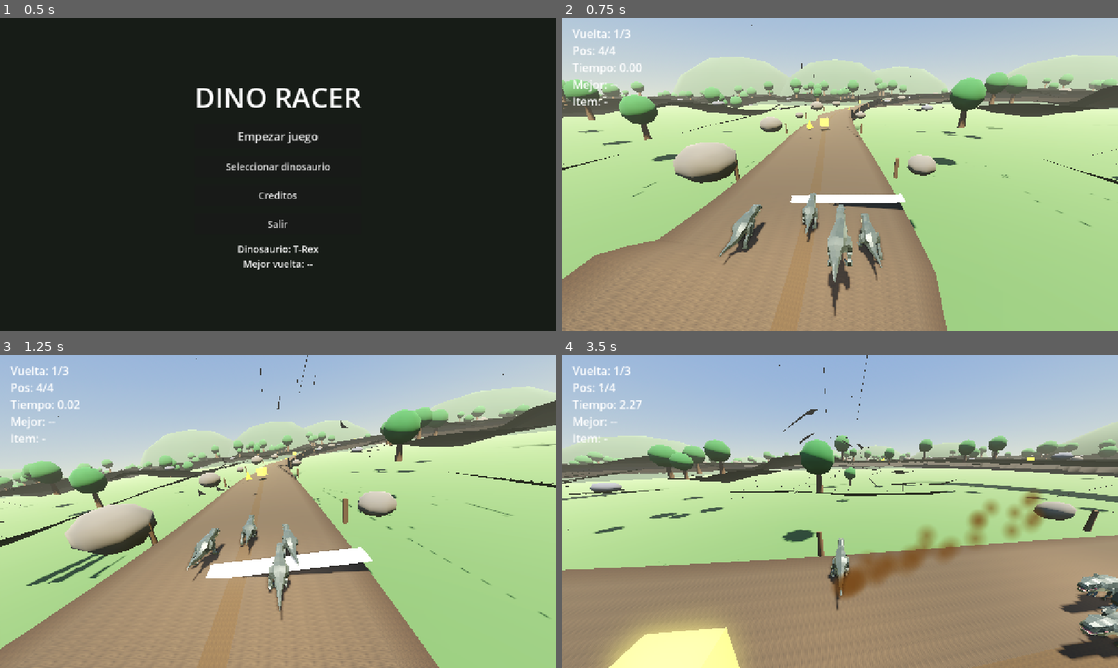
Above: before the commit, frames 1-4 (two rows, left to right).
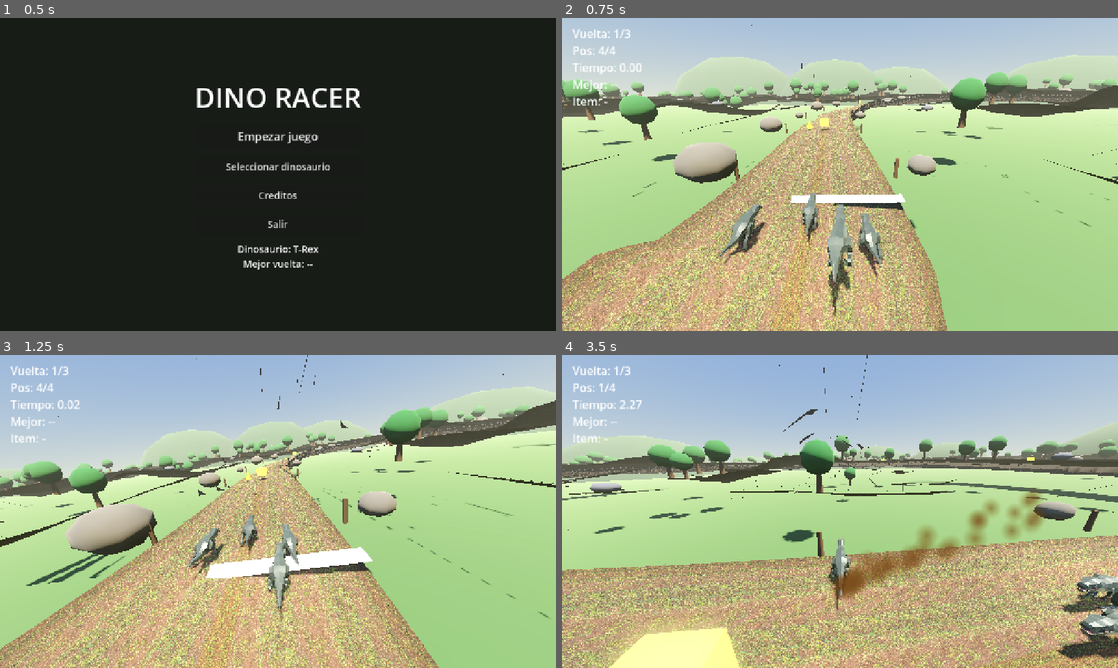
Above: after the commit, the same moments.

Repository: antoniojmonge/dinogame
Game: Godot game, scene res://scenes/menu.tscn
Two runs of this game, one before a commit and one after it. Both use one fixed random seed, a clock stepped at 60 frames per second and the inputs below.
Inputs:
- Up to frame 1 (0.5 s): no input
- Up to frame 2 (0.75 s): click "Empezar juego" at 0.5 s
- Up to frame 3 (1.25 s): no input
- Up to frame 4 (3.5 s): tap Enter at 1.25 s; hold D (move_right) 1.28-2.03 s; tap E (ability) at 1.35 s; tap Space (jump) at 1.52, 2.27 s; hold A (move_left) 2.03-2.78 s; tap Shift (drift) at 2.1 s; hold D (move_right) from 2.78 s (still down); tap F (use_item) at 2.85 s

Frame 1 is identical in both runs. In frame 2, 21% of the frame differs, in the area x 0-95%, y 23-100%; in frame 3, 20%; in frame 4, 24%, in the area x 0-100%, y 34-100%.

Commit message:
Texturas reales CC0 (Poly Haven): lodo en la pista y pasto en el terreno
- Descarga brown_mud_leaves_01 y aerial_grass_rock (diff/rough/normal) 1K

- Pista: albedo+roughness+normal map; terreno: albedo (UVs anadidas)

- Normal map marcado como tal en el .import

Diff:
--- a/scripts/track.gd
+++ b/scripts/track.gd
@@ -314,11 +314,17 @@
 			var p10: Vector3 = grid[iz][ix + 1]
 			var p01: Vector3 = grid[iz + 1][ix]
 			var p11: Vector3 = grid[iz + 1][ix + 1]
+			st.set_uv(Vector2(p00.x, p00.z) * 0.12)
 			st.add_vertex(p00)
+			st.set_uv(Vector2(p01.x, p01.z) * 0.12)
 			st.add_vertex(p01)
+			st.set_uv(Vector2(p11.x, p11.z) * 0.12)
 			st.add_vertex(p11)
+			st.set_uv(Vector2(p00.x, p00.z) * 0.12)
 			st.add_vertex(p00)
+			st.set_uv(Vector2(p11.x, p11.z) * 0.12)
 			st.add_vertex(p11)
+			st.set_uv(Vector2(p10.x, p10.z) * 0.12)
 			st.add_vertex(p10)
 	st.generate_normals()
 	var mi := MeshInstance3D.new()
@@ -379,20 +385,10 @@
 
 
 func _make_terrain_material() -> StandardMaterial3D:
-	var noise := FastNoiseLite.new()
-	noise.noise_type = FastNoiseLite.TYPE_SIMPLEX_SMOOTH
-	noise.frequency = 0.05
-	noise.fractal_octaves = 4
-	var albedo := NoiseTexture2D.new()
-	albedo.noise = noise
-	albedo.width = 256
-	albedo.height = 256
-	albedo.seamless = true
 	var mat := StandardMaterial3D.new()
-	mat.albedo_color = Color(0.3, 0.5, 0.22, 1)
-	mat.albedo_texture = albedo
+	mat.albedo_texture = load("res://textures/aerial_grass_rock_diff.jpg")
+	mat.albedo_color = Color(0.85, 0.95, 0.8)
 	mat.roughness = 1.0
-	mat.uv1_scale = Vector3(40, 40, 1)
 	return mat
 
 
@@ -420,35 +416,15 @@
 
 
 func _make_road_material() -> StandardMaterial3D:
-	var noise := FastNoiseLite.new()
-	noise.noise_type = FastNoiseLite.TYPE_SIMPLEX_SMOOTH
-	noise.frequency = 0.03
-	noise.fractal_octaves = 5
-	noise.fractal_gain = 0.5
-
-	var albedo := NoiseTexture2D.new()
-	albedo.noise = noise
-	albedo.width = 256
-	albedo.height = 256
-	albedo.seamless = true
-
-	var nrm := NoiseTexture2D.new()
-	nrm.noise = noise
-	nrm.width = 256
-	nrm.height = 256
-	nrm.seamless = true
-	nrm.as_normal_map = true
-	nrm.bump_strength = 3.0
-
 	var mat := StandardMaterial3D.new()
-	mat.albedo_color = Color(0.52, 0.4, 0.26)
-	mat.albedo_texture = albedo
+	mat.albedo_texture = load("res://textures/brown_mud_leaves_01_diff.jpg")
+	mat.albedo_color = Color(0.95, 0.9, 0.85)
+	mat.roughness = 1.0
+	mat.roughness_texture = load("res://textures/brown_mud_leaves_01_rough.jpg")
 	mat.normal_enabled = true
-	mat.normal_texture = nrm
-	mat.normal_scale = 1.4
-	mat.roughness = 1.0
-	mat.metallic = 0.0
-	mat.uv1_scale = Vector3(6, 6, 1)
+	mat.normal_texture = load("res://textures/brown_mud_leaves_01_nor_gl.jpg")
+	mat.normal_scale = 1.0
+	mat.uv1_scale = Vector3(2.0, 0.2, 1.0)
 	mat.vertex_color_use_as_albedo = true
 	mat.cull_mode = BaseMaterial3D.CULL_DISABLED
 	return mat
Binary file added: textures/aerial_grass_rock_diff.jpg
Not shown, added: textures/aerial_grass_rock_diff.jpg.import
Binary file added: textures/aerial_grass_rock_nor_gl.jpg
Not shown, added: textures/aerial_grass_rock_nor_gl.jpg.import
Binary file added: textures/aerial_grass_rock_rough.jpg
Not shown, added: textures/aerial_grass_rock_rough.jpg.import
Binary file added: textures/brown_mud_leaves_01_diff.jpg
Not shown, added: textures/brown_mud_leaves_01_diff.jpg.import
Binary file added: textures/brown_mud_leaves_01_nor_gl.jpg
Not shown, added: textures/brown_mud_leaves_01_nor_gl.jpg.import
Binary file added: textures/brown_mud_leaves_01_rough.jpg
Not shown, added: textures/brown_mud_leaves_01_rough.jpg.import
